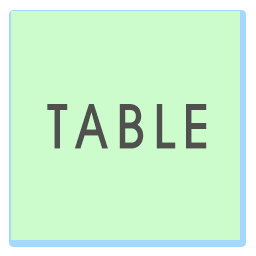
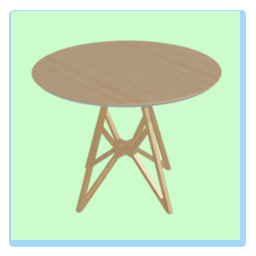
Comparing the layer stacks of the two (256, 256) images. Changes:
hid "TABLE" over left=47, top=104, right=207, bottom=149
added layer "Layer 4" above "Rectangle 1" over left=31, top=40, right=222, bottom=215
